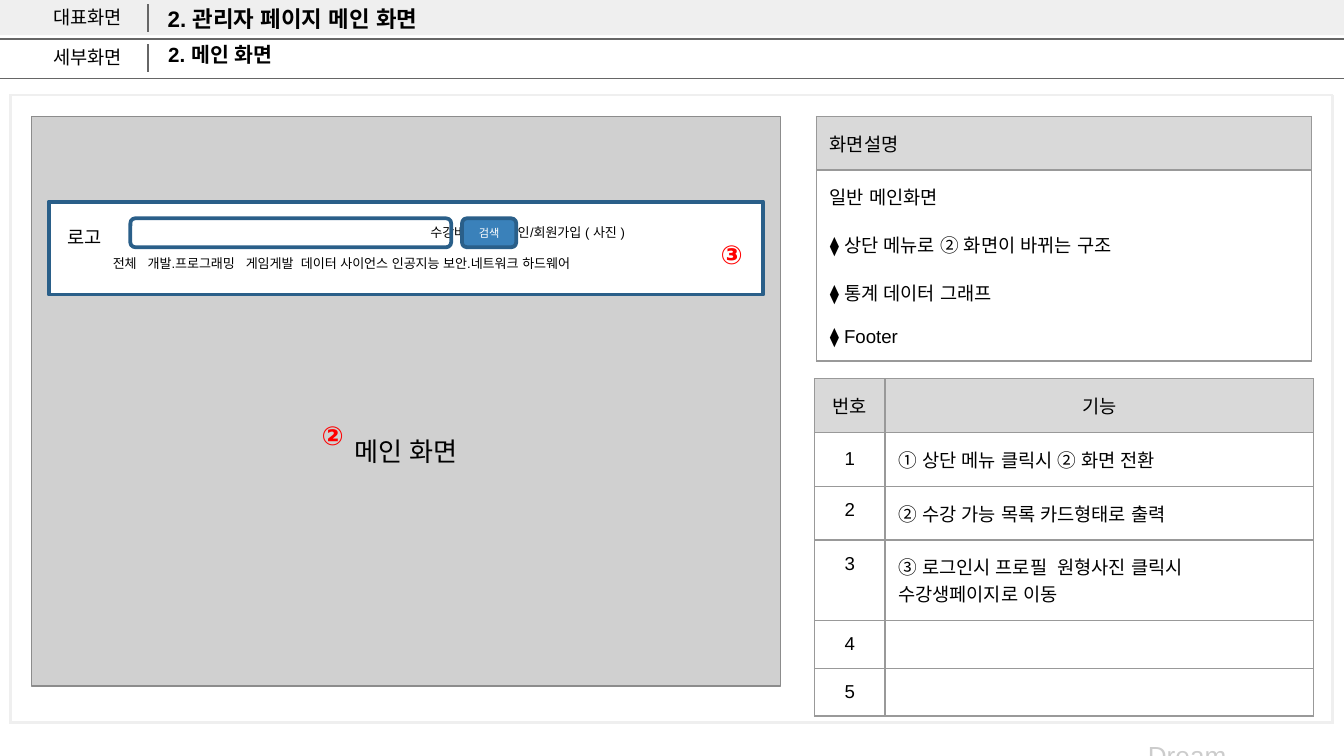
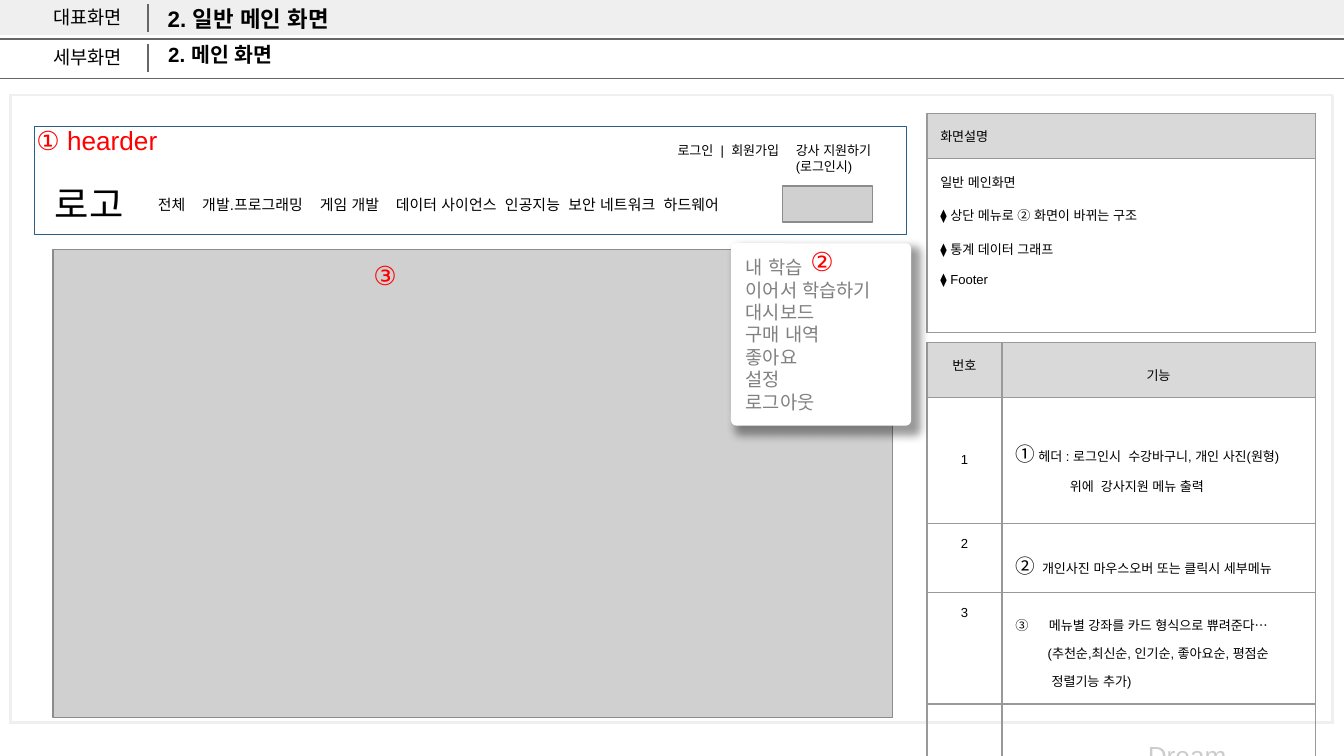
Before and after one commit to lyh5939/Tim_project, a slide deck: slide 6 of note/웹 화면설계서.pptx (slide 5 before the commit). Drawn at 1344x756 pixels with LibreOffice and Linux fonts; fonts in the diff are those of the drawing; grey boxes stand for pictures. Boxes give left, top, right and bottom in pixels: in the first picture for what was removed or moved away, otherwise in the second. Text is boxed around its words. In the diff, an @@ line names an element or a change of style, - is before the commit and + after.

```diff
--- a/note/웹 화면설계서.pptx
+++ b/note/웹 화면설계서.pptx
@@ title at box(168, 8, 329, 29): text changed @@
-2. 관리자 페이지 메인 화면
+2. 일반 메인 화면
@@ table at box(927, 113, 1316, 329) @@
@@ size 10 to 7 pt @@
@@ table: place and size @@
-table at box(816, 117, 1312, 349)
+table at box(927, 113, 1316, 329)
@@ rectangle added at box(34, 126, 906, 235), outline #2B5F8A 0.25 pt @@
@@ text added at box(36, 130, 157, 151), 14 pt, text #FF0000 @@
+① hearder
@@ text added at box(678, 144, 779, 156), 7 pt, text #000000 @@
+로그인 | 회원가입
@@ text added at box(796, 144, 871, 174), 7 pt, text #000000 @@
+강사 지원하기
+(로그인시)
@@ text "로고": place and size @@
-text "로고" at box(67, 229, 101, 244)
+text "로고" at box(55, 189, 124, 217)
@@ text "로고" at box(55, 189, 124, 217): size 10 to 20 pt; alignment left to centre @@
@@ text "전체 개발.프로그래밍 게임 개발 데이터 ...": place and size @@
-text "전체 개발.프로그래밍 게임 개발 데이터 ..." at box(48, 202, 763, 294)
+text "전체 개발.프로그래밍 게임 개발 데이터 ..." at box(158, 197, 719, 212)
@@ text "전체 개발.프로그래밍 게임 개발 데이터 ..." at box(158, 197, 719, 212): vertical alignment middle to top; fill #FFFFFF to none; outline #2B5F8A 2 pt to none @@
@@ text at box(158, 197, 719, 212): text changed; size 7 to 8 pt @@
-수강바구니 로그인/회원가입 ( 사진 )
-전체 개발.프로그래밍 게임게발 데이터 사이언스 인공지능 보안.네트워크 하드웨어
+전체 개발.프로그래밍 게임 개발 데이터 사이언스 인공지능 보안 네트워크 하드웨어
@@ picture added at box(782, 185, 872, 222) @@
@@ rounded rectangle removed at box(130, 218, 452, 246) @@
@@ rounded rectangle removed at box(462, 218, 516, 246) @@
-검색
@@ text "②": place and size @@
-text "②" at box(322, 426, 344, 446)
+text "②" at box(810, 251, 833, 272)
@@ text "②" at box(810, 251, 833, 272): bold off @@
@@ picture: place and size @@
-picture at box(31, 117, 780, 687)
+picture at box(54, 250, 894, 718)
@@ text "③" at box(373, 265, 396, 286): bold off @@
@@ text "③": place and size @@
-text "③" at box(675, 201, 697, 231)
+text "③" at box(373, 265, 396, 286)
@@ text removed at box(721, 245, 743, 265) @@
-③
@@ rounded rectangle added at box(731, 243, 911, 426), fill #FFFFFF, 10 pt, text #808080 @@
+내 학습
+이어서 학습하기
+대시보드
+구매 내역
+좋아요
+설정
+로그아웃
@@ table at box(927, 343, 1316, 741) @@
-row 2, column 2: ① 상단 메뉴 클릭시 ② 화면 전환
+row 2, column 2: ① 헤더 : 로그인시 수강바구니, 개인 사진(원형) / 위에 강사지원 메뉴 출력
-row 3, column 2: ② 수강 가능 목록 카드형태로 출력
+row 3, column 2: ② 개인사진 마우스오버 또는 클릭시 세부메뉴
-row 4, column 2: ③ 로그인시 프로필 원형사진 클릭시 수강생페이지로 이동
+row 4, column 2: 메뉴별 강좌를 카드 형식으로 쀼려준다… / (추천순,최신순, 인기순, 좋아요순, 평점순 / 정렬기능 추가)
-row 5, column 1: 4
+row 5, column 1: 
-row 6, column 1: 5
+row 6, column 1: 
@@ size 10 to 7 pt in "번호", "기능", "1", "2" and 1 more places @@
@@ line spacing 1 to 1.5 @@
@@ table: place and size @@
-table at box(814, 379, 1314, 703)
+table at box(927, 343, 1316, 741)
@@ text removed at box(354, 439, 458, 463) @@
-메인 화면
```
Also in this commit, not shown: 3 other slides changed, 2 slides added, 15 other files.
